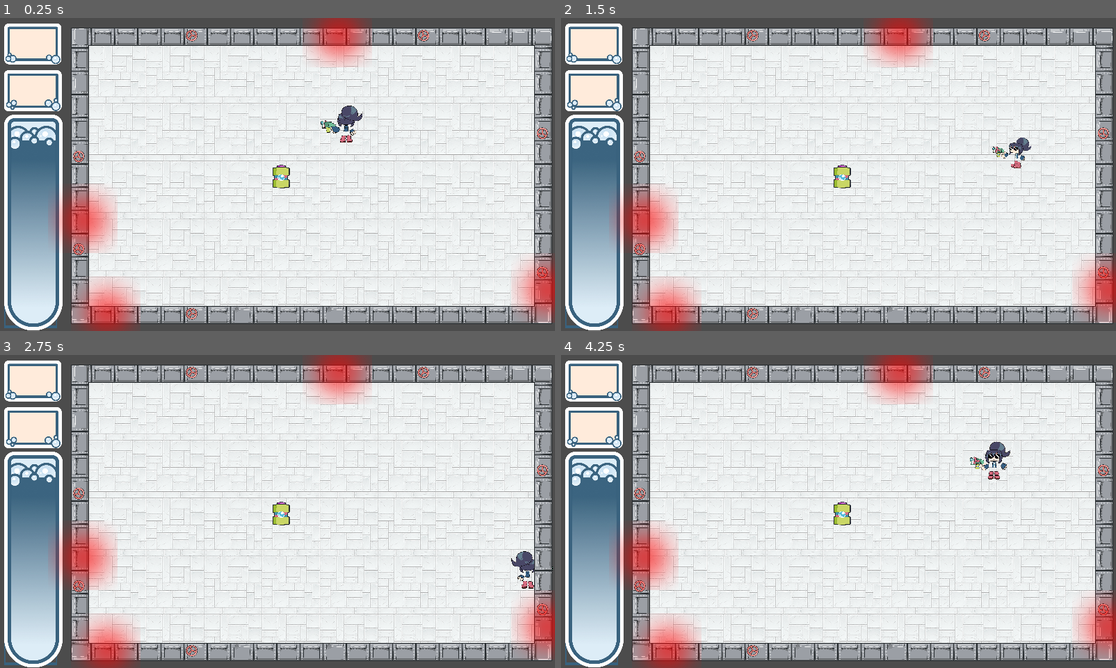
Above: before the commit, frames 1-4 (two rows, left to right).
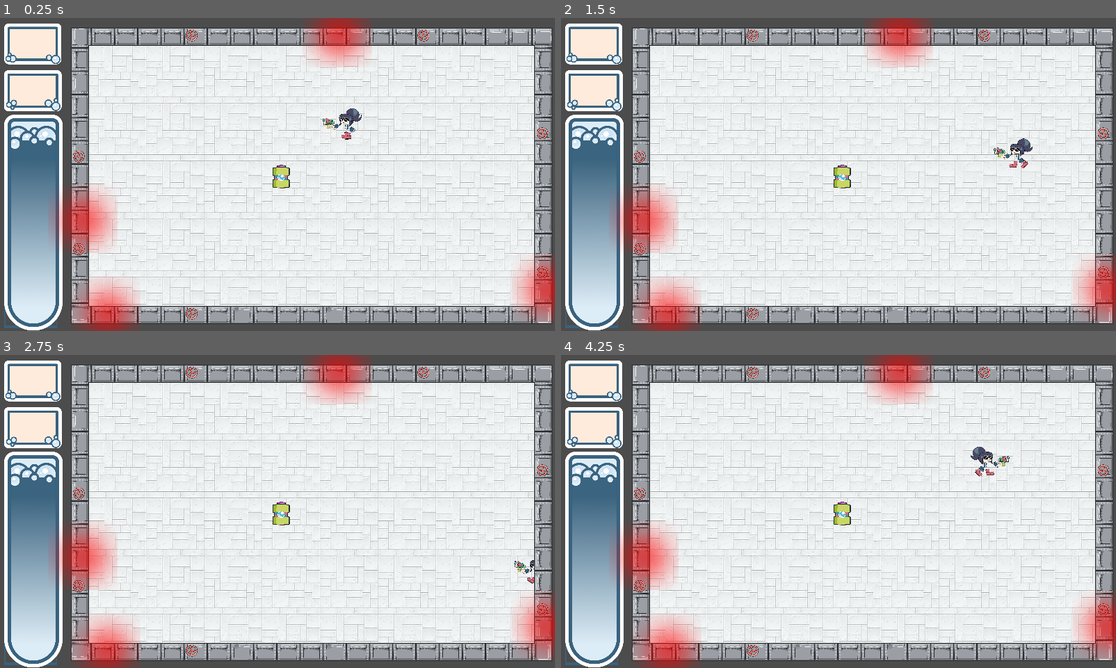
Above: after the commit, the same moments.

Repository: moisesjbc/global-jam-01-2025
Game: Godot game, scene res://gameplay/main/main.tscn
Same seed, same stepped clock (60 frames per second), same inputs: the game is played once before the commit and once after it.
Inputs (mouse positions are in pixels of both pictures, inside the frame that each line leads up to):
- Up to frame 1 (0.25 s): no input
- Up to frame 2 (1.5 s): move the mouse to (960, 158) at 0.52 s; hold Right (ui_right) 0.53-1.28 s; move the mouse to (727, 190) at 1.27 s; hold Down (ui_down) from 1.28 s (still down)
- Up to frame 3 (2.75 s): move the mouse to (333, 442) at 2.02 s; release Down (ui_down) at 2.03 s; hold Right (ui_right) from 2.03 s (still down)
- Up to frame 4 (4.25 s): move the mouse to (810, 574) at 2.77 s; release Right (ui_right) at 2.78 s; hold Up (ui_up) 2.78-3.53 s; move the mouse to (1005, 558) at 3.52 s; hold Left (ui_left) from 3.53 s (still down)

The runs differ from the first frame. In frame 1, 0.3% of the frame differs, in the area x 57-66%, y 28-40%; in frame 2, 0.2%; in frame 3, 0.3%; in frame 4, 0.5%, in the area x 73-81%, y 27-40%.

Commit message:
Add player walking animation

Diff:
--- a/godot-project/gameplay/player/player.gd
+++ b/godot-project/gameplay/player/player.gd
@@ -7,19 +7,24 @@
 signal player_died
 var lateral_animation_threshold = 150
 onready var current_buble_respawn = $buble_respawns/right
+var moving: bool = false
 
 
 func process_movement(delta):
 	var velocity: Vector2 = Vector2.ZERO
-
+	moving = false
 	if Input.is_action_pressed("ui_left"):
+		moving = true
 		velocity.x = -1
 	elif Input.is_action_pressed("ui_right"):
+		moving = true
 		velocity.x = 1
 
 	if Input.is_action_pressed("ui_up"):
+		moving = true
 		velocity.y = -1
 	elif Input.is_action_pressed("ui_down"):
+		moving = true
 		velocity.y = 1
 
 	var collision = move_and_collide(speed * velocity * delta)
@@ -39,24 +44,19 @@
 
 
 func process_animation():
-	if get_local_mouse_position().y < lateral_animation_threshold and get_local_mouse_position().y > -lateral_animation_threshold:
+	if not moving:
 		if $sprite.animation != "lateral_idle":
 			$sprite.play("lateral_idle")
-		if get_local_mouse_position().x < 0:
-			current_buble_respawn = $buble_respawns/left
-			$sprite.flip_h = true
-		else:
-			current_buble_respawn = $buble_respawns/right
-			$sprite.flip_h = false
 	else:
-		if get_local_mouse_position().y > lateral_animation_threshold:
-			current_buble_respawn = $buble_respawns/down
-			if $sprite.animation != "down_idle":
-				$sprite.play("down_idle")
-		elif get_local_mouse_position().y < -lateral_animation_threshold:
-			current_buble_respawn = $buble_respawns/up
-			if $sprite.animation != "up_idle":
-				$sprite.play("up_idle")
+		if $sprite.animation != "walking":
+			$sprite.play("walking")
+
+	if get_local_mouse_position().x < 0:
+		current_buble_respawn = $buble_respawns/left
+		$sprite.flip_h = true
+	else:
+		current_buble_respawn = $buble_respawns/right
+		$sprite.flip_h = false
 
 
 func recharge_bubbles():
--- a/godot-project/gameplay/player/player.tscn
+++ b/godot-project/gameplay/player/player.tscn
@@ -33,6 +33,34 @@
 [ext_resource path="res://gameplay/player/lateral_idle/GGJ_THIS FOR REAL0013.png" type="Texture" id=31]
 [ext_resource path="res://gameplay/player/down_idle/down_idle.png" type="Texture" id=32]
 [ext_resource path="res://gameplay/player/up_idle/up_idle.png" type="Texture" id=33]
+[ext_resource path="res://gameplay/player/GGJ_WALK/GGJ_PROTA_WALK0004.png" type="Texture" id=34]
+[ext_resource path="res://gameplay/player/GGJ_WALK/GGJ_PROTA_WALK0002.png" type="Texture" id=35]
+[ext_resource path="res://gameplay/player/GGJ_WALK/GGJ_PROTA_WALK0005.png" type="Texture" id=36]
+[ext_resource path="res://gameplay/player/GGJ_WALK/GGJ_PROTA_WALK0001.png" type="Texture" id=37]
+[ext_resource path="res://gameplay/player/GGJ_WALK/GGJ_PROTA_WALK0018.png" type="Texture" id=38]
+[ext_resource path="res://gameplay/player/GGJ_WALK/GGJ_PROTA_WALK0019.png" type="Texture" id=39]
+[ext_resource path="res://gameplay/player/GGJ_WALK/GGJ_PROTA_WALK0020.png" type="Texture" id=40]
+[ext_resource path="res://gameplay/player/GGJ_WALK/GGJ_PROTA_WALK0021.png" type="Texture" id=41]
+[ext_resource path="res://gameplay/player/GGJ_WALK/GGJ_PROTA_WALK0017.png" type="Texture" id=42]
+[ext_resource path="res://gameplay/player/GGJ_WALK/GGJ_PROTA_WALK0016.png" type="Texture" id=43]
+[ext_resource path="res://gameplay/player/GGJ_WALK/GGJ_PROTA_WALK0011.png" type="Texture" id=44]
+[ext_resource path="res://gameplay/player/GGJ_WALK/GGJ_PROTA_WALK0022.png" type="Texture" id=45]
+[ext_resource path="res://gameplay/player/GGJ_WALK/GGJ_PROTA_WALK0023.png" type="Texture" id=46]
+[ext_resource path="res://gameplay/player/GGJ_WALK/GGJ_PROTA_WALK0024.png" type="Texture" id=47]
+[ext_resource path="res://gameplay/player/GGJ_WALK/GGJ_PROTA_WALK0025.png" type="Texture" id=48]
+[ext_resource path="res://gameplay/player/GGJ_WALK/GGJ_PROTA_WALK0026.png" type="Texture" id=49]
+[ext_resource path="res://gameplay/player/GGJ_WALK/GGJ_PROTA_WALK0006.png" type="Texture" id=50]
+[ext_resource path="res://gameplay/player/GGJ_WALK/GGJ_PROTA_WALK0003.png" type="Texture" id=51]
+[ext_resource path="res://gameplay/player/GGJ_WALK/GGJ_PROTA_WALK0007.png" type="Texture" id=52]
+[ext_resource path="res://gameplay/player/GGJ_WALK/GGJ_PROTA_WALK0013.png" type="Texture" id=53]
+[ext_resource path="res://gameplay/player/GGJ_WALK/GGJ_PROTA_WALK0014.png" type="Texture" id=54]
+[ext_resource path="res://gameplay/player/GGJ_WALK/GGJ_PROTA_WALK0015.png" type="Texture" id=55]
+[ext_resource path="res://gameplay/player/GGJ_WALK/GGJ_PROTA_WALK0008.png" type="Texture" id=56]
+[ext_resource path="res://gameplay/player/GGJ_WALK/GGJ_PROTA_WALK0010.png" type="Texture" id=57]
+[ext_resource path="res://gameplay/player/GGJ_WALK/GGJ_PROTA_WALK0009.png" type="Texture" id=58]
+[ext_resource path="res://gameplay/player/GGJ_WALK/GGJ_PROTA_WALK0012.png" type="Texture" id=59]
+[ext_resource path="res://gameplay/player/GGJ_WALK/GGJ_PROTA_WALK0027.png" type="Texture" id=60]
+[ext_resource path="res://gameplay/player/GGJ_WALK/GGJ_PROTA_WALK0028.png" type="Texture" id=61]
 
 [sub_resource type="CapsuleShape2D" id=3]
 radius = 19.0
@@ -54,6 +82,11 @@
 "loop": true,
 "name": "up_idle",
 "speed": 5.0
+}, {
+"frames": [ ExtResource( 37 ), ExtResource( 35 ), ExtResource( 51 ), ExtResource( 34 ), ExtResource( 36 ), ExtResource( 50 ), ExtResource( 52 ), ExtResource( 56 ), ExtResource( 58 ), ExtResource( 57 ), ExtResource( 44 ), ExtResource( 59 ), ExtResource( 53 ), ExtResource( 54 ), ExtResource( 55 ), ExtResource( 43 ), ExtResource( 42 ), ExtResource( 38 ), ExtResource( 39 ), ExtResource( 40 ), ExtResource( 41 ), ExtResource( 45 ), ExtResource( 46 ), ExtResource( 47 ), ExtResource( 48 ), ExtResource( 49 ), ExtResource( 60 ), ExtResource( 61 ) ],
+"loop": true,
+"name": "walking",
+"speed": 30.0
 } ]
 
 [node name="player" type="KinematicBody2D"]
@@ -67,7 +100,7 @@
 [node name="sprite" type="AnimatedSprite" parent="."]
 scale = Vector2( 0.15, 0.15 )
 frames = SubResource( 4 )
-animation = "lateral_idle"
+animation = "walking"
 playing = true
 
 [node name="buble_respawns" type="Node2D" parent="."]
Binary file added: godot-project/gameplay/player/GGJ_WALK/GGJ_PROTA_WALK0001.png
Not shown, added: godot-project/gameplay/player/GGJ_WALK/GGJ_PROTA_WALK0001.png.import
Binary file added: godot-project/gameplay/player/GGJ_WALK/GGJ_PROTA_WALK0002.png
Not shown, added: godot-project/gameplay/player/GGJ_WALK/GGJ_PROTA_WALK0002.png.import
Binary file added: godot-project/gameplay/player/GGJ_WALK/GGJ_PROTA_WALK0003.png
Not shown, added: godot-project/gameplay/player/GGJ_WALK/GGJ_PROTA_WALK0003.png.import
Binary file added: godot-project/gameplay/player/GGJ_WALK/GGJ_PROTA_WALK0004.png
Not shown, added: godot-project/gameplay/player/GGJ_WALK/GGJ_PROTA_WALK0004.png.import
Binary file added: godot-project/gameplay/player/GGJ_WALK/GGJ_PROTA_WALK0005.png
Not shown, added: godot-project/gameplay/player/GGJ_WALK/GGJ_PROTA_WALK0005.png.import
Binary file added: godot-project/gameplay/player/GGJ_WALK/GGJ_PROTA_WALK0006.png
Not shown, added: godot-project/gameplay/player/GGJ_WALK/GGJ_PROTA_WALK0006.png.import
(and 45 more such lines)
